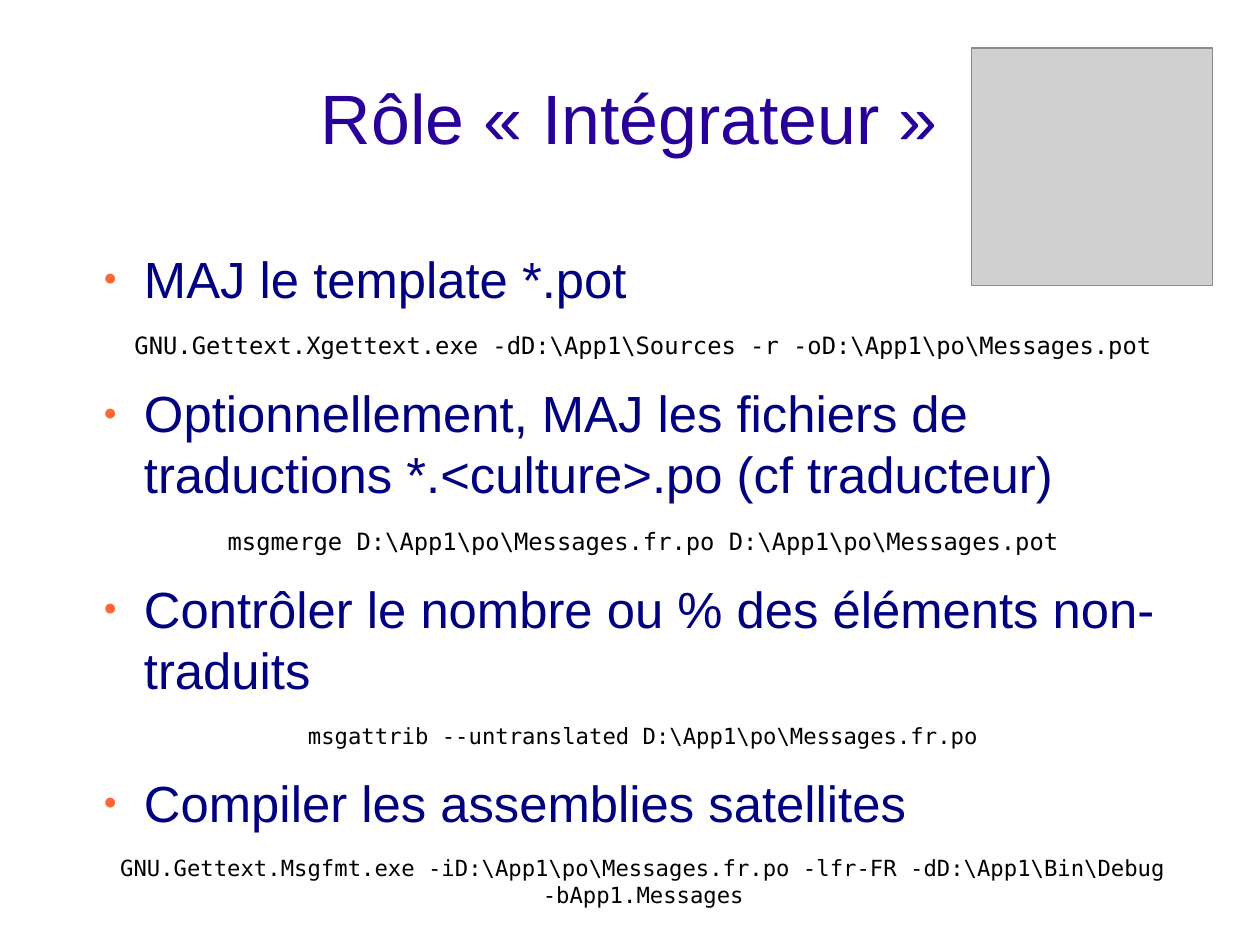
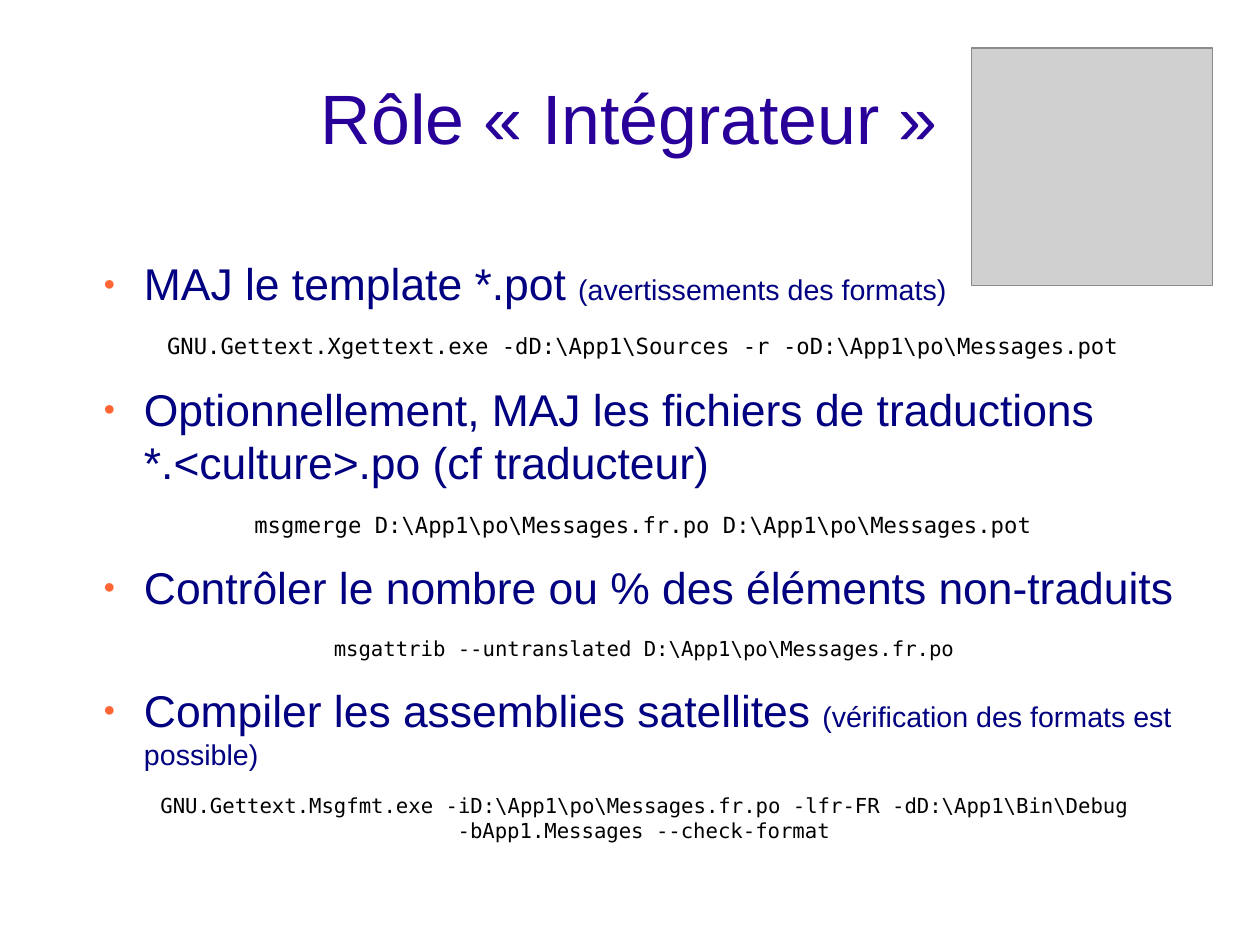
Before and after one commit to stride3d/gettextnet, a slide deck: slide 14 of Docs/Solution_overview_fr.odp. Drawn at 1260x945 pixels with LibreOffice and Linux fonts; fonts in the diff are those of the drawing; grey boxes stand for pictures; background and template pictures are left out. Boxes give left, top, right and bottom in pixels: in the first picture for what was removed or moved away, otherwise in the second. Text is boxed around its words. In the diff, an @@ line names an element or a change of style, - is before the commit and + after.

Commit message:
Updated presentation

```diff
--- a/Docs/Solution_overview_fr.odp
+++ b/Docs/Solution_overview_fr.odp
@@ text "MAJ le template *.pot (avertissements ...": place and size @@
-text "MAJ le template *.pot (avertissements ..." at (120,261,1164,908)
+text "MAJ le template *.pot (avertissements ..." at (144,267,1174,843)
@@ text at (144,267,947,310): text changed; size 32 to 18 pt @@
-● MAJ le template *.pot
+● MAJ le template *.pot (avertissements des formats)
@@ text at (144,337,1174,661): size 15 to 14 pt in "GNU.Gettext.Xgettext.exe -dD:\App1\Sources -r -oD:\App1\po\M ...", "msgmerge D:\App1\po\Messages.fr.po D:\App1\po\Messages.pot"; size 32 to 28 pt in "Optionnellement, MAJ les fichiers de traductions *.<culture> ...", "Contrôler le nombre ou % des éléments ..."; size 14 to 13 pt in "msgattrib --untranslated D:\App1\po\Messages.fr.po" @@
@@ text at (144,694,1171,843): text changed; size 14 to 13 pt @@
-● Compiler les assemblies satellites
-GNU.Gettext.Msgfmt.exe -iD:\App1\po\Messages.fr.po -lfr-FR -dD:\App1\Bin\Debug -bApp1.Messages
+● Compiler les assemblies satellites (vérification des formats est possible)
+GNU.Gettext.Msgfmt.exe -iD:\App1\po\Messages.fr.po -lfr-FR -dD:\App1\Bin\Debug -bApp1.Messages --check-format
```
Also in this commit, not shown: 1 other slide changed, 1 other file.
